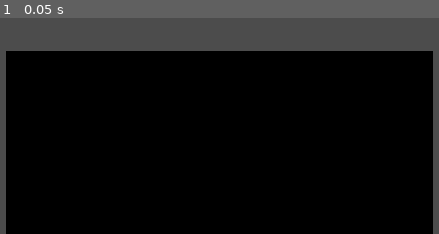
Above: before the commit, frame 1.
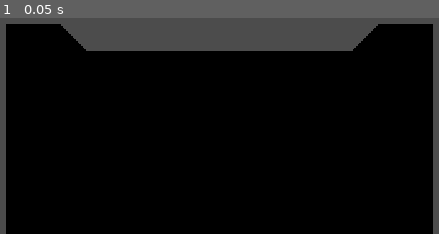
Above: after the commit, the same moment.

Repository: Logn35/SmashBox
Game: Godot game, scene res://Stages/Test Stage.tscn
The game is run twice, just before and just after one commit, with the same random seed, the same clock (stepped at 60 frames per second) and the same inputs.
Inputs:
- Up to frame 1 (0.05 s): no input

The runs differ from the first frame. In frame 1, 3.8% of the frame differs, in the area x 1-99%, y 2-16%.

Commit message:
Added Slopes to Test Stage

Diff:
--- a/Stages/Test Stage.tscn
+++ b/Stages/Test Stage.tscn
@@ -5,4 +5,4 @@
 [node name="Test Stage" type="Node2D"]
 
 [node name="SolidTiles" parent="." instance=ExtResource( 1 )]
-tile_data = PoolIntArray( 655367, 0, 0, 655368, 0, 0, 655369, 0, 0 …(1544 unchanged characters)…
+tile_data = PoolIntArray( 589831, 0, 0, 589832, 0, 0, 589833, 2, 0, 589844, 1, 0, 589845, 0, 0, 589846, 0, 0, 655367, 0, 0, 655368, 0, 0, 655369, 0, 0 …(1544 unchanged characters)…
